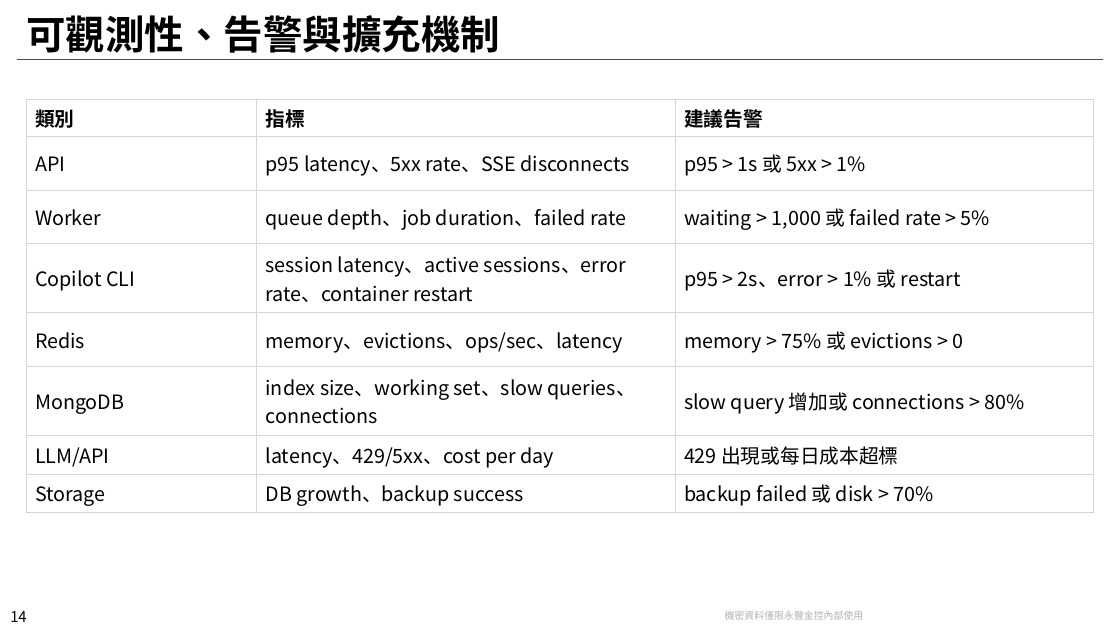
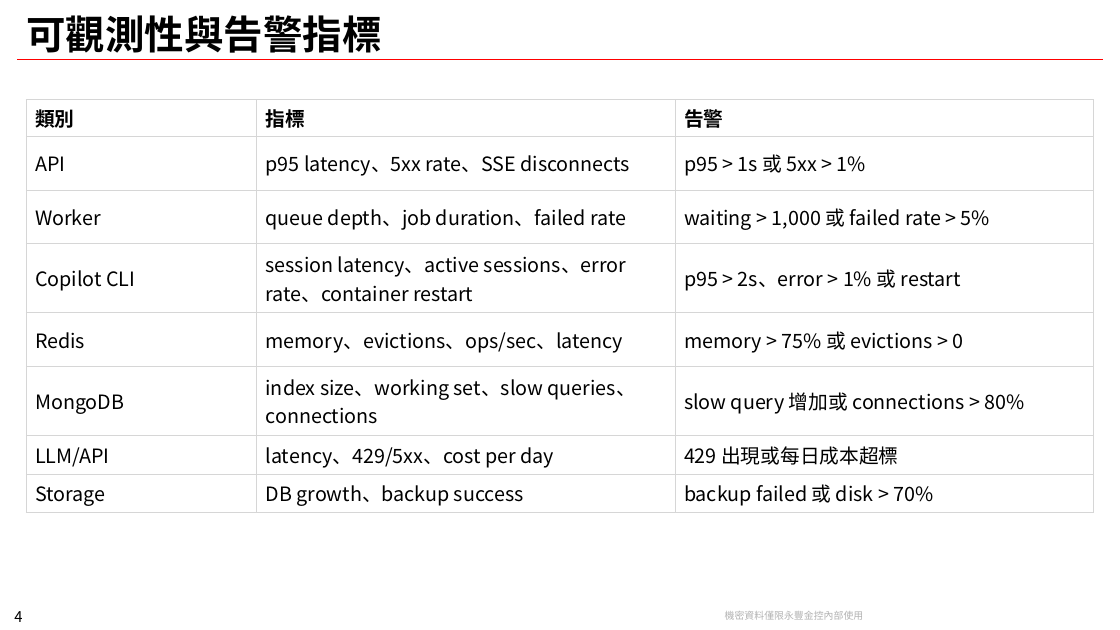
Before and after one commit to chunkai1312/temp, a slide deck: slide 4 of infogather.pptx (slide 14 before the commit). Drawn at 1120x630 pixels with LibreOffice and Linux fonts; fonts in the diff are those of the drawing; background and template pictures are left out. Boxes give left, top, right and bottom in pixels: in the first picture for what was removed or moved away, otherwise in the second. Text is boxed around its words. In the diff, an @@ line names an element or a change of style, - is before the commit and + after.

Commit message:
chore: add

```diff
--- a/infogather.pptx
+++ b/infogather.pptx
@@ title at box(26, 15, 382, 53): text changed @@
-可觀測性、告警與擴充機制
+可觀測性與告警指標
@@ table at box(27, 100, 1094, 510) @@
-row 1, column 3: 建議告警
+row 1, column 3: 告警
@@ page number at box(14, 611, 22, 622): text changed @@
-14
+4
```
Also in this commit, not shown: 2 slides added, 13 slides removed.
